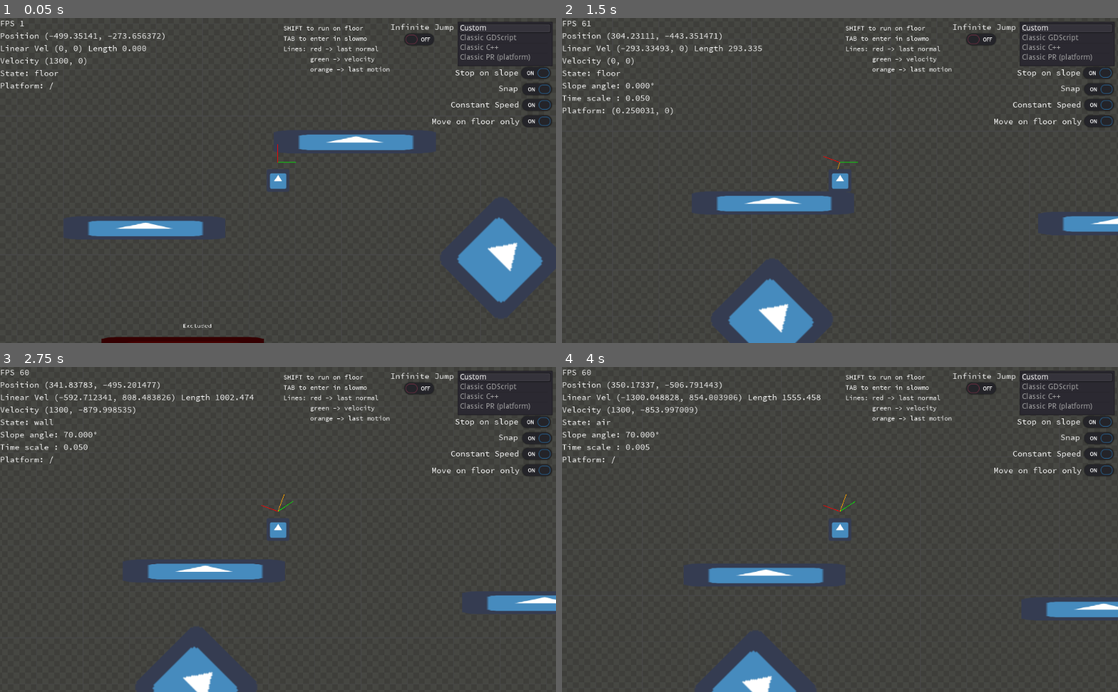
Above: before the commit, frames 1-4 (two rows, left to right).
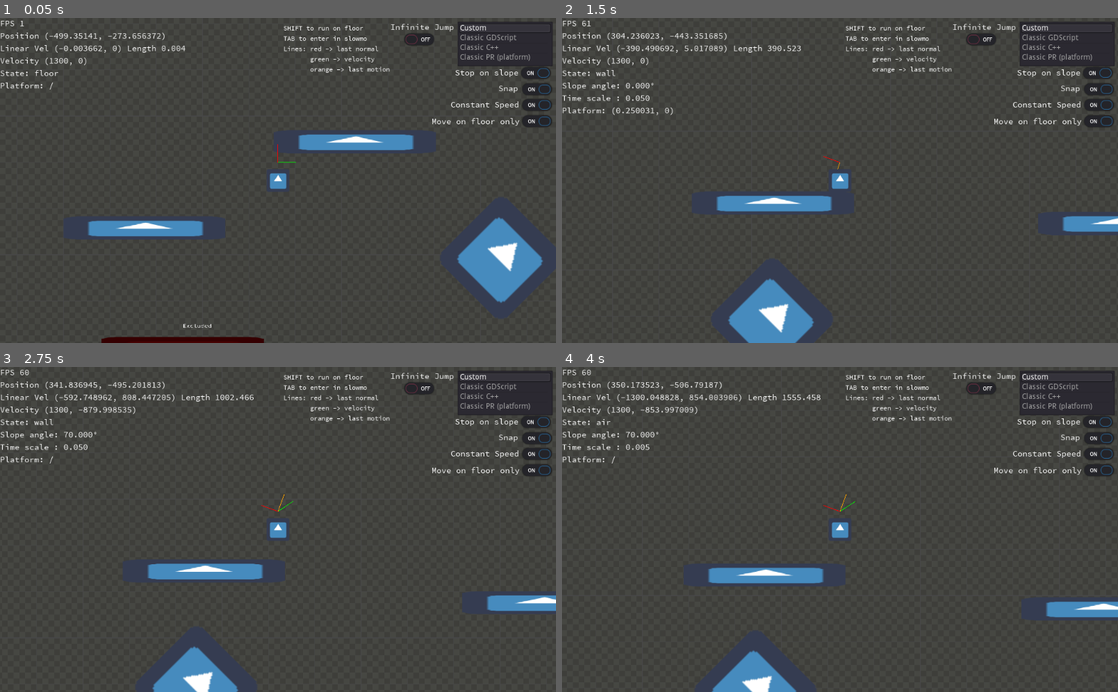
Above: after the commit, the same moments.

Repository: fabriceci/move_and_slide
Game: Godot game, scene res://World.tscn
Two runs of this game, one before a commit and one after it. Both use one fixed random seed, a clock stepped at 60 frames per second and the inputs below. The engine's default icon, where the game draws it, is replaced by a stand-in: a white triangle on a blue panel in a dark square.
Inputs:
- Up to frame 1 (0.05 s): no input
- Up to frame 2 (1.5 s): tap Enter (ui_accept) at 0.5, 0.77 s; hold Shift (run) 0.53-1.28 s; hold Right (ui_right) from 0.53 s (still down); tap Tab (slow) at 1.35 s
- Up to frame 3 (2.75 s): tap Enter (ui_accept) at 1.52 s; release Right (ui_right) at 2.03 s; hold Left (ui_left) from 2.03 s (still down); hold Shift (run) from 2.03 s (still down)
- Up to frame 4 (4 s): release Left (ui_left) at 2.78 s; release Shift (run) at 2.78 s; hold Right (ui_right) from 2.78 s (still down); tap Tab (slow) at 2.85 s; tap Enter (ui_accept) at 3.02, 3.77 s; hold Shift (run) from 3.53 s (still down)

The runs differ from the first frame. In frame 1, 0.2% of the frame differs, in the area x 10-34%, y 8-11%; in frame 2, 0.5%, in the area x 6-54%, y 4-45%; in frame 3, 0.2%; in frame 4, 0.1%.

Commit message:
constant speed was broken (but always slide)

Diff:
--- a/Player/Custom/PlayerCustom.gd
+++ b/Player/Custom/PlayerCustom.gd
@@ -168,7 +168,7 @@
 
 	# No sliding on first attempt to keep floor motion stable when possible.
 	var sliding_enabled := false
-	var can_apply_constant_speed := false
+	var can_apply_constant_speed := true
 
 	for i in range(p_max_slides):
 		var continue_loop = false
@@ -204,7 +204,7 @@
 
 			# compute motion
 			# constant speed
-			if on_floor and sliding_enabled and constant_speed_on_floor and can_apply_constant_speed:
+			if on_floor and constant_speed_on_floor and can_apply_constant_speed:
 					var slide: Vector2 = collision.remainder.slide(collision.normal).normalized()
 					if not slide.is_equal_approx(Vector2.ZERO):
 						motion = slide * (original_motion.slide(p_up_direction).length() - collision.travel.slide(p_up_direction).length())  # alternative use original_motion.length() to also take account of the y value
@@ -243,7 +243,7 @@
 				elif apply_constant_speed:
 					position = tmp_position
 
-		can_apply_constant_speed = not sliding_enabled and not can_apply_constant_speed
+		can_apply_constant_speed = false
 		sliding_enabled = true
 
 		if not collision and not on_floor:
